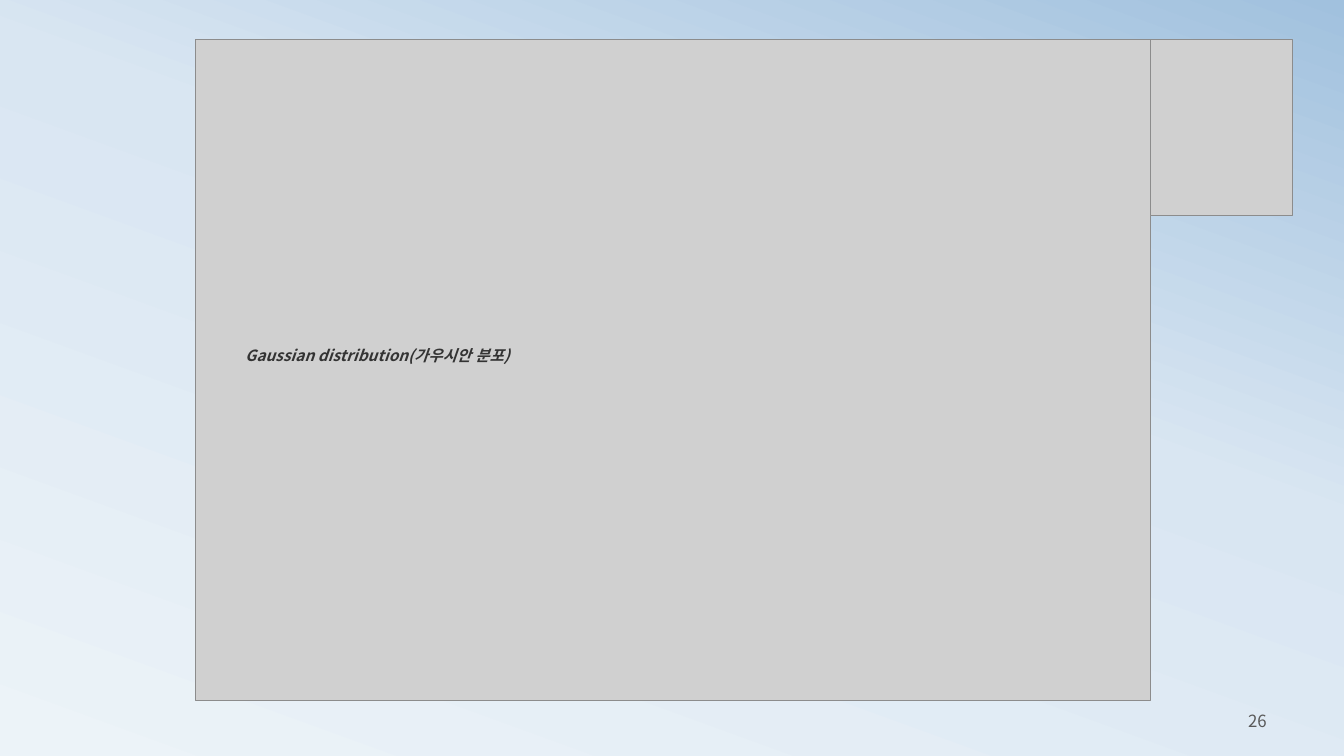
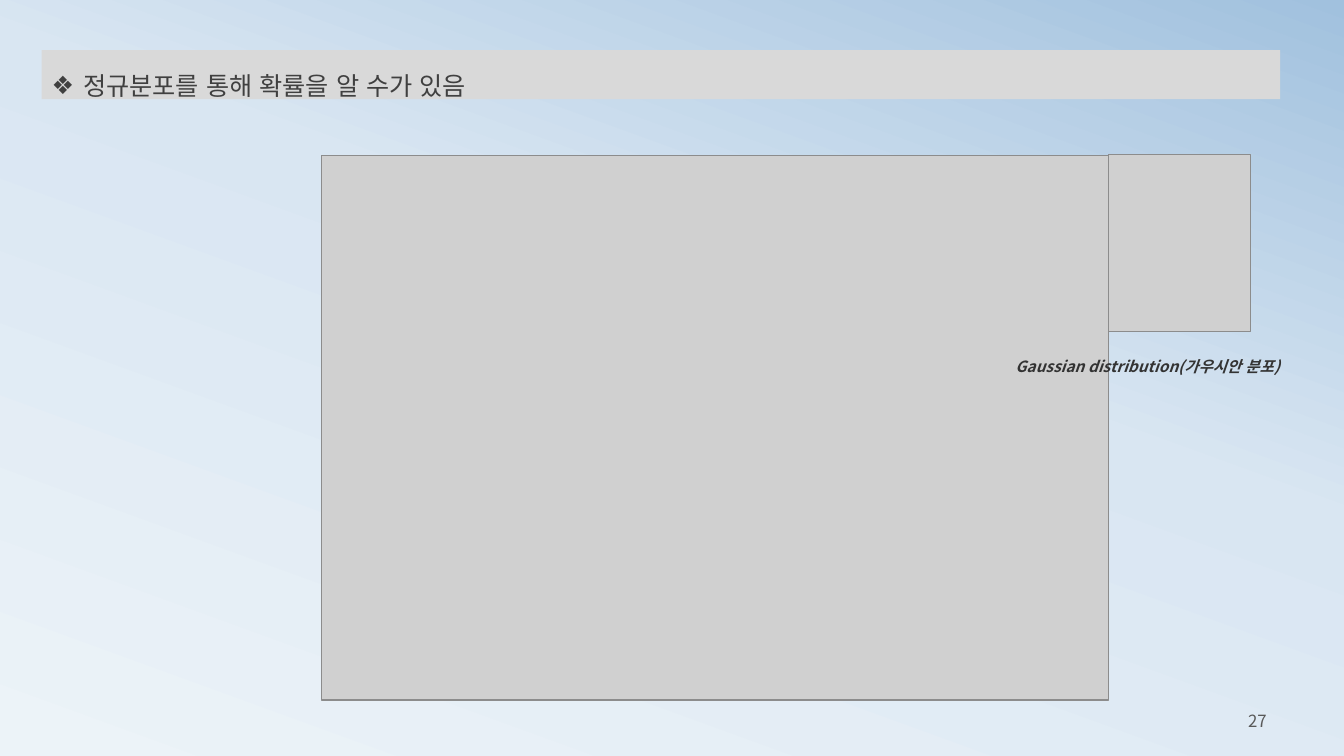
Before and after one commit to ancestor9/mathematics-for-machine-learning, a slide deck: slide 27 of 3_probability theory for machine learning.pptx (slide 26 before the commit). Drawn at 1344x756 pixels with LibreOffice and Linux fonts; fonts in the diff are those of the drawing; grey boxes stand for pictures. Boxes give left, top, right and bottom in pixels: in the first picture for what was removed or moved away, otherwise in the second. Text is boxed around its words. In the diff, an @@ line names an element or a change of style, - is before the commit and + after.

```diff
--- a/3_probability theory for machine learning.pptx
+++ b/3_probability theory for machine learning.pptx
@@ rectangle added at <box>41,50,1279,99</box>, fill #D9D9D9, 18 pt, text #404040 @@
+❖ 정규분포를 통해 확률을 알 수가 있음
@@ picture: place and size @@
-picture at <box>196,39,1150,701</box>
+picture at <box>322,155,1108,700</box>
@@ picture: place and size @@
-picture at <box>1150,39,1293,216</box>
+picture at <box>1109,154,1251,331</box>
@@ text "Gaussian distribution(가우시안 분포)" rewrapped from <box>245,348,509,364</box> to <box>1015,356,1279,378</box> @@
@@ page number at <box>1248,714,1267,727</box>: text changed @@
-26
+27
```
Also in this commit, not shown: 3 other slides changed, 1 slide added, 8 slides removed, 1 other file.
